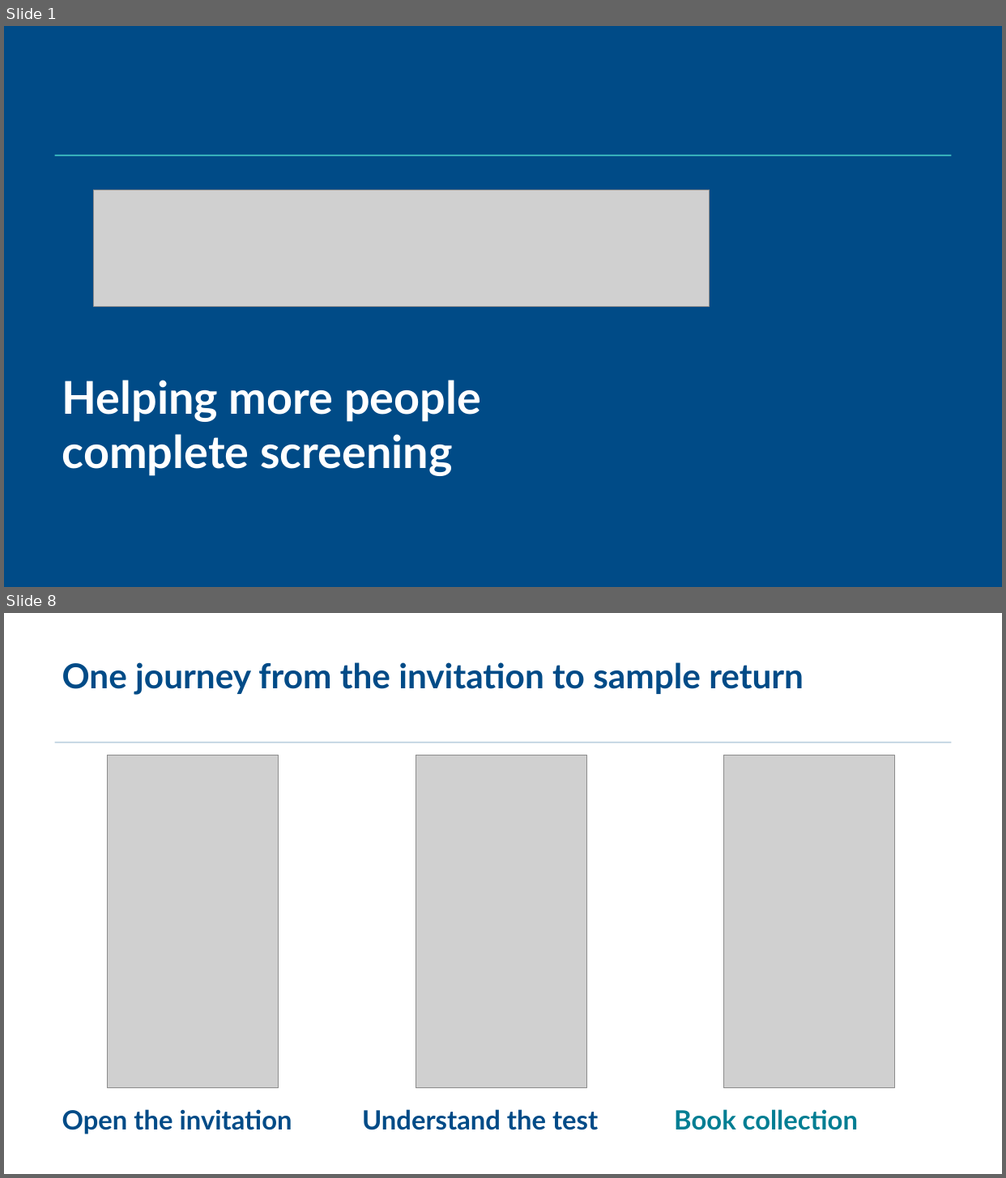
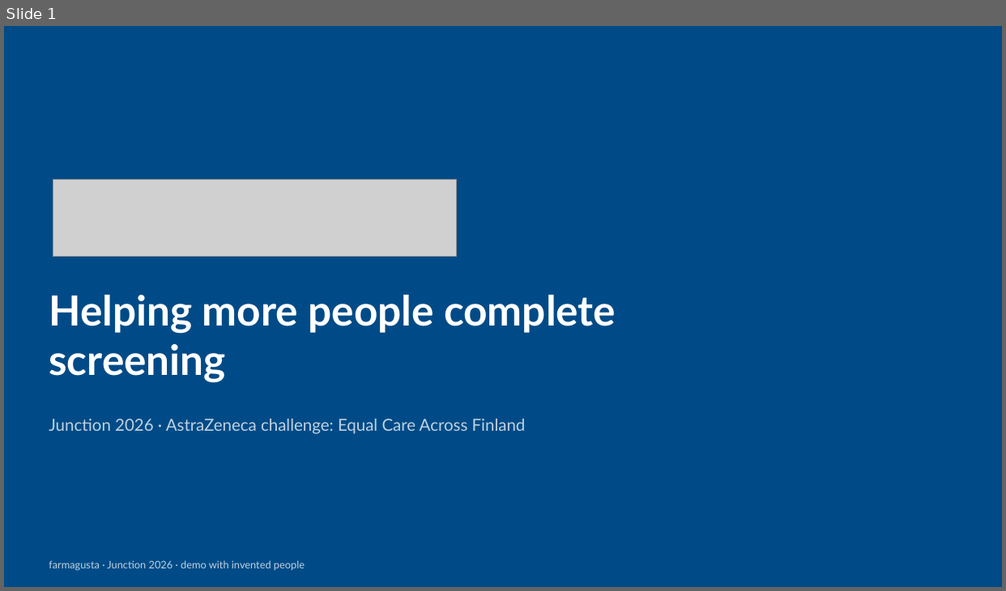
Before and after one commit to rromppanen/junction26, a slide deck: docs/pitch/farmagusta-screening-attendance.pptx. Shown one above the other, each under a label of ours: slides 1 and 8 before the commit, slide 1 after it; the slides between them are not shown. The pictures are 1006x1178 and 1006x591 pixels, drawn with LibreOffice and Linux fonts; fonts in the diff are those of the drawing; grey boxes stand for pictures. Boxes give left, top, right and bottom in pixels: in the first picture for what was removed or moved away, otherwise in the second. Text is boxed around its words. In the diff, an @@ line names an element or a change of style, - is before the commit and + after.

```diff
--- a/docs/pitch/farmagusta-screening-attendance.pptx
+++ b/docs/pitch/farmagusta-screening-attendance.pptx
@@ slide 8 removed at [4, 613, 1002, 1174], background #FFFFFF @@
@@ text removed at [62, 662, 803, 695] @@
-One journey from the invitation to sample return
@@ rectangle removed at [55, 742, 952, 743] @@
@@ picture removed at [108, 756, 278, 1088] @@
@@ picture removed at [415, 756, 586, 1088] @@
@@ picture removed at [723, 756, 894, 1088] @@
@@ text removed at [62, 1110, 292, 1135] @@
-Open the invitation
@@ text removed at [362, 1110, 598, 1131] @@
-Understand the test
@@ text removed at [674, 1110, 858, 1131] @@
-Book collection
@@ slide 1 changed as well @@
@@ rectangle removed at [55, 155, 952, 156] @@
@@ picture: place and size @@
-picture at [94, 190, 710, 307]
+picture at [53, 179, 457, 257]
@@ text at [49, 295, 616, 383]: text changed; size 43.5 to 40 pt @@
-Helping more people
-complete screening
+Helping more people complete screening
@@ text added at [49, 419, 526, 434], 16 pt, text #BFD2E1 @@
+Junction 2026 · AstraZeneca challenge: Equal Care Across Finland
@@ text added at [49, 561, 305, 571], 10 pt, text #BFD2E1 @@
+farmagusta · Junction 2026 · demo with invented people
```
Also in this commit, not shown: 13 other slides changed, 4 slides added, 4 other slides removed.
